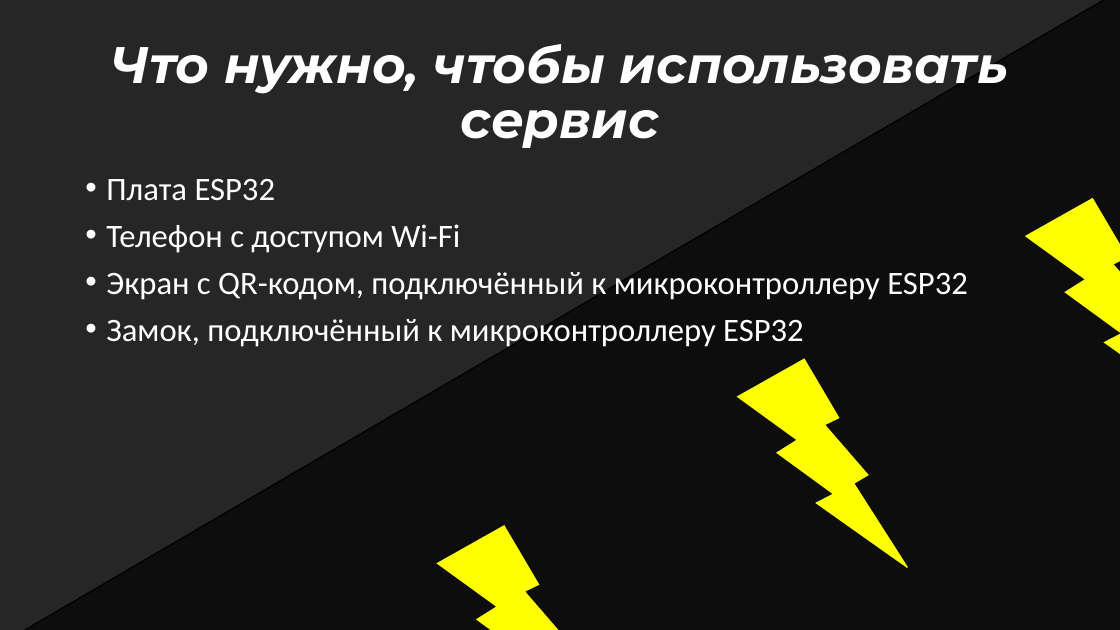
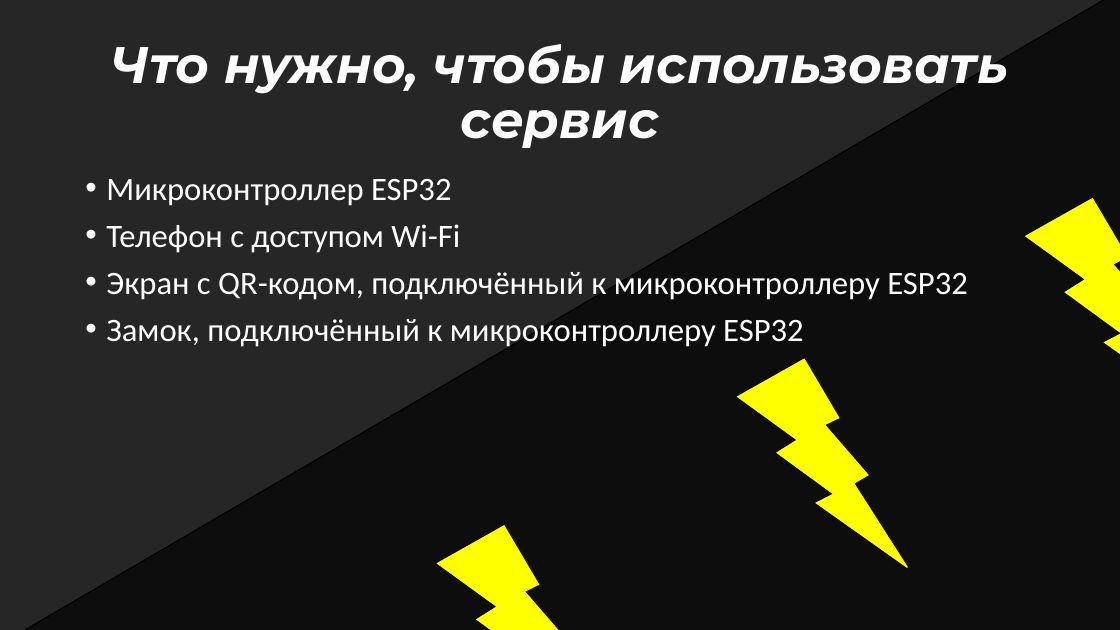
Before and after one commit to SVan22447/CodeSprint_SSD, a slide deck: slide 3 of QRWay.pptx. Drawn at 1120x630 pixels with LibreOffice and Linux fonts; fonts in the diff are those of the drawing. Boxes give left, top, right and bottom in pixels: in the first picture for what was removed or moved away, otherwise in the second. Text is boxed around its words. In the diff, an @@ line names an element or a change of style, - is before the commit and + after.

```diff
--- a/QRWay.pptx
+++ b/QRWay.pptx
@@ text at [106,179,452,206]: text changed @@
-• Плата ESP32
+• Микроконтроллер ESP32
```
